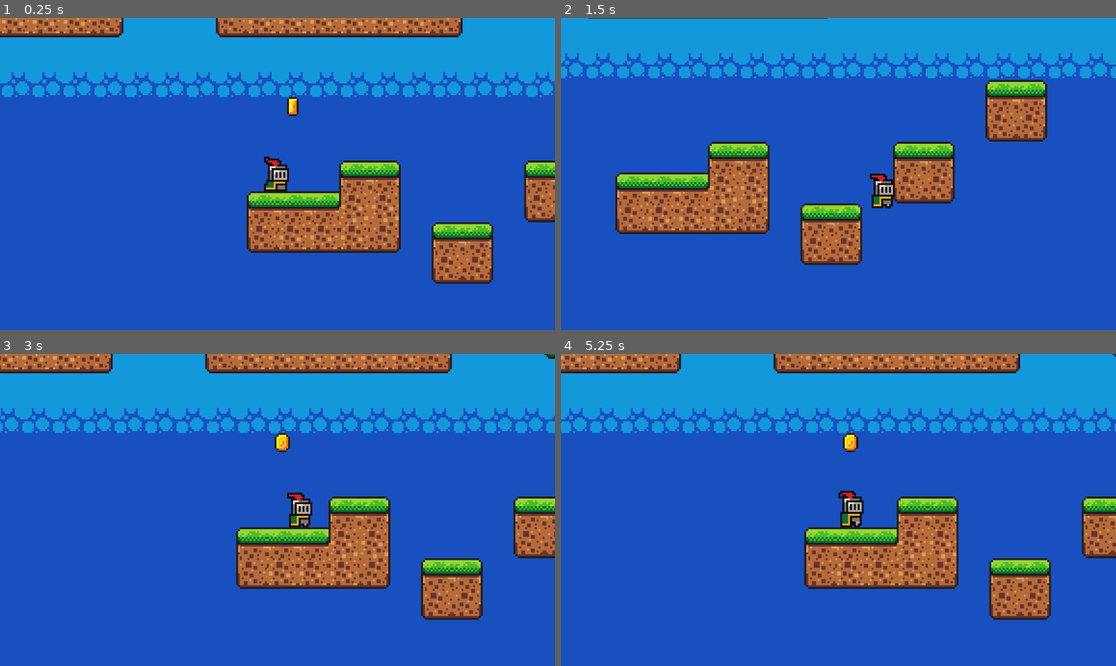
Above: before the commit, frames 1-4 (two rows, left to right).
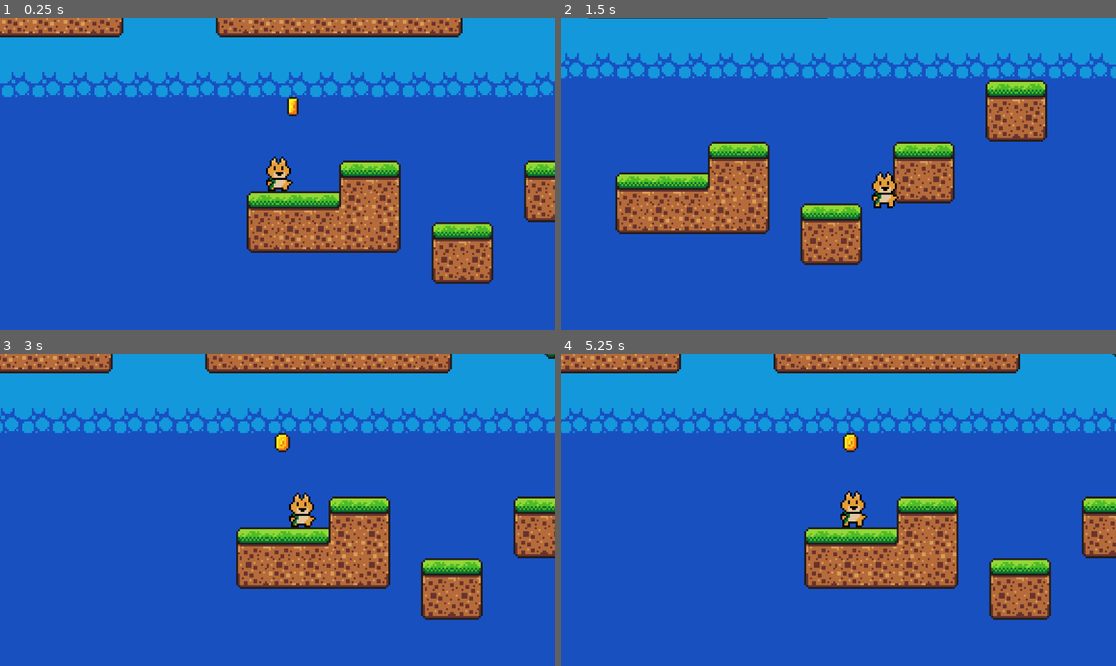
Above: after the commit, the same moments.

Repository: RafaeloxMC/shiba
Game: Godot game, scene res://scenes/game.tscn
The game is run twice, just before and just after one commit, with the same random seed, the same clock (stepped at 60 frames per second) and the same inputs.
Inputs:
- Up to frame 1 (0.25 s): no input
- Up to frame 2 (1.5 s): tap Enter (ui_accept) at 0.5, 0.77 s; hold Right (ui_right) from 0.53 s (still down)
- Up to frame 3 (3 s): tap Enter (ui_accept) at 1.52 s; release Right (ui_right) at 2.03 s; hold Left (ui_left) 2.03-2.78 s; hold Right (ui_right) from 2.78 s (still down)
- Up to frame 4 (5.25 s): tap Enter (ui_accept) at 3.02, 3.77, 4.52 s; release Right (ui_right) at 4.28 s; hold Left (ui_left) 4.28-5.03 s; hold Right (ui_right) from 5.03 s (still down)

The runs differ from the first frame. In frame 1, 0.4% of the frame differs, in the area x 47-53%, y 44-56%; in frame 2, 0.4%; in frame 3, 0.4%; in frame 4, 0.4%, in the area x 49-56%, y 43-56%.

Commit message:
Own Shiba sprites & animations

Diff:
--- a/scenes/player.tscn
+++ b/scenes/player.tscn
@@ -1,23 +1,139 @@
-[gd_scene load_steps=9 format=3 uid="uid://b50ps8r584f3y"]
+[gd_scene load_steps=38 format=3 uid="uid://b50ps8r584f3y"]
 
 [ext_resource type="Texture2D" uid="uid://cbuc4rw04hmp5" path="res://assets/sprites/shiba.png" id="1_3vyb7"]
 [ext_resource type="Script" uid="uid://ciqg0sbawfmmb" path="res://scripts/player.gd" id="1_g2els"]
 
 [sub_resource type="AtlasTexture" id="AtlasTexture_g2els"]
 atlas = ExtResource("1_3vyb7")
+region = Rect2(0, 224, 32, 32)
+
+[sub_resource type="AtlasTexture" id="AtlasTexture_fulsm"]
+atlas = ExtResource("1_3vyb7")
+region = Rect2(32, 224, 32, 32)
+
+[sub_resource type="AtlasTexture" id="AtlasTexture_4r5pv"]
+atlas = ExtResource("1_3vyb7")
+region = Rect2(64, 224, 32, 32)
+
+[sub_resource type="AtlasTexture" id="AtlasTexture_60mlk"]
+atlas = ExtResource("1_3vyb7")
+region = Rect2(96, 224, 32, 32)
+
+[sub_resource type="AtlasTexture" id="AtlasTexture_i4ail"]
+atlas = ExtResource("1_3vyb7")
+region = Rect2(128, 224, 32, 32)
+
+[sub_resource type="AtlasTexture" id="AtlasTexture_a38lo"]
+atlas = ExtResource("1_3vyb7")
+region = Rect2(160, 224, 32, 32)
+
+[sub_resource type="AtlasTexture" id="AtlasTexture_4ni07"]
+atlas = ExtResource("1_3vyb7")
+region = Rect2(192, 224, 32, 32)
+
+[sub_resource type="AtlasTexture" id="AtlasTexture_l71n6"]
+atlas = ExtResource("1_3vyb7")
+region = Rect2(224, 224, 32, 32)
+
+[sub_resource type="AtlasTexture" id="AtlasTexture_ke2ow"]
+atlas = ExtResource("1_3vyb7")
+region = Rect2(0, 192, 32, 32)
+
+[sub_resource type="AtlasTexture" id="AtlasTexture_ujl30"]
+atlas = ExtResource("1_3vyb7")
+region = Rect2(32, 192, 32, 32)
+
+[sub_resource type="AtlasTexture" id="AtlasTexture_31cv2"]
+atlas = ExtResource("1_3vyb7")
+region = Rect2(64, 192, 32, 32)
+
+[sub_resource type="AtlasTexture" id="AtlasTexture_pf23h"]
+atlas = ExtResource("1_3vyb7")
+region = Rect2(96, 192, 32, 32)
+
+[sub_resource type="AtlasTexture" id="AtlasTexture_dt7fs"]
+atlas = ExtResource("1_3vyb7")
+region = Rect2(128, 192, 32, 32)
+
+[sub_resource type="AtlasTexture" id="AtlasTexture_qhqgy"]
+atlas = ExtResource("1_3vyb7")
 region = Rect2(0, 0, 32, 32)
 
-[sub_resource type="AtlasTexture" id="AtlasTexture_qhqgy"]
+[sub_resource type="AtlasTexture" id="AtlasTexture_dqkch"]
 atlas = ExtResource("1_3vyb7")
 region = Rect2(32, 0, 32, 32)
 
-[sub_resource type="AtlasTexture" id="AtlasTexture_dqkch"]
+[sub_resource type="AtlasTexture" id="AtlasTexture_qlg0r"]
 atlas = ExtResource("1_3vyb7")
 region = Rect2(64, 0, 32, 32)
 
-[sub_resource type="AtlasTexture" id="AtlasTexture_qlg0r"]
+[sub_resource type="AtlasTexture" id="AtlasTexture_tuyoq"]
 atlas = ExtResource("1_3vyb7")
 region = Rect2(96, 0, 32, 32)
+
+[sub_resource type="AtlasTexture" id="AtlasTexture_fjrip"]
+atlas = ExtResource("1_3vyb7")
+region = Rect2(0, 0, 32, 32)
+
+[sub_resource type="AtlasTexture" id="AtlasTexture_smehm"]
+atlas = ExtResource("1_3vyb7")
+region = Rect2(32, 0, 32, 32)
+
+[sub_resource type="AtlasTexture" id="AtlasTexture_ur7pv"]
+atlas = ExtResource("1_3vyb7")
+region = Rect2(64, 0, 32, 32)
+
+[sub_resource type="AtlasTexture" id="AtlasTexture_y4r1p"]
+atlas = ExtResource("1_3vyb7")
+region = Rect2(96, 0, 32, 32)
+
+[sub_resource type="AtlasTexture" id="AtlasTexture_d2wvv"]
+atlas = ExtResource("1_3vyb7")
+region = Rect2(0, 0, 32, 32)
+
+[sub_resource type="AtlasTexture" id="AtlasTexture_3v2ag"]
+atlas = ExtResource("1_3vyb7")
+region = Rect2(32, 0, 32, 32)
+
+[sub_resource type="AtlasTexture" id="AtlasTexture_jej6c"]
+atlas = ExtResource("1_3vyb7")
+region = Rect2(64, 0, 32, 32)
+
+[sub_resource type="AtlasTexture" id="AtlasTexture_f1ej7"]
+atlas = ExtResource("1_3vyb7")
+region = Rect2(96, 0, 32, 32)
+
+[sub_resource type="AtlasTexture" id="AtlasTexture_oprun"]
+atlas = ExtResource("1_3vyb7")
+region = Rect2(128, 0, 32, 32)
+
+[sub_resource type="AtlasTexture" id="AtlasTexture_a8ls1"]
+atlas = ExtResource("1_3vyb7")
+region = Rect2(160, 0, 32, 32)
+
+[sub_resource type="AtlasTexture" id="AtlasTexture_qfm1y"]
+atlas = ExtResource("1_3vyb7")
+region = Rect2(192, 0, 32, 32)
+
+[sub_resource type="AtlasTexture" id="AtlasTexture_bj30b"]
+atlas = ExtResource("1_3vyb7")
+region = Rect2(224, 0, 32, 32)
+
+[sub_resource type="AtlasTexture" id="AtlasTexture_wqfne"]
+atlas = ExtResource("1_3vyb7")
+region = Rect2(0, 64, 32, 32)
+
+[sub_resource type="AtlasTexture" id="AtlasTexture_wnwbv"]
+atlas = ExtResource("1_3vyb7")
+region = Rect2(32, 64, 32, 32)
+
+[sub_resource type="AtlasTexture" id="AtlasTexture_gl8cc"]
+atlas = ExtResource("1_3vyb7")
+region = Rect2(64, 64, 32, 32)
+
+[sub_resource type="AtlasTexture" id="AtlasTexture_487ah"]
+atlas = ExtResource("1_3vyb7")
+region = Rect2(96, 64, 32, 32)
 
 [sub_resource type="SpriteFrames" id="SpriteFrames_tuyoq"]
 animations = [{
@@ -26,6 +142,52 @@
 "texture": SubResource("AtlasTexture_g2els")
 }, {
 "duration": 1.0,
+"texture": SubResource("AtlasTexture_fulsm")
+}, {
+"duration": 1.0,
+"texture": SubResource("AtlasTexture_4r5pv")
+}, {
+"duration": 1.0,
+"texture": SubResource("AtlasTexture_60mlk")
+}, {
+"duration": 1.0,
+"texture": SubResource("AtlasTexture_i4ail")
+}, {
+"duration": 1.0,
+"texture": SubResource("AtlasTexture_a38lo")
+}, {
+"duration": 1.0,
+"texture": SubResource("AtlasTexture_4ni07")
+}, {
+"duration": 1.0,
+"texture": SubResource("AtlasTexture_l71n6")
+}],
+"loop": false,
+"name": &"death",
+"speed": 10.0
+}, {
+"frames": [{
+"duration": 1.0,
+"texture": SubResource("AtlasTexture_ke2ow")
+}, {
+"duration": 1.0,
+"texture": SubResource("AtlasTexture_ujl30")
+}, {
+"duration": 1.0,
+"texture": SubResource("AtlasTexture_31cv2")
+}, {
+"duration": 1.0,
+"texture": SubResource("AtlasTexture_pf23h")
+}, {
+"duration": 1.0,
+"texture": SubResource("AtlasTexture_dt7fs")
+}],
+"loop": false,
+"name": &"hit",
+"speed": 10.0
+}, {
+"frames": [{
+"duration": 1.0,
 "texture": SubResource("AtlasTexture_qhqgy")
 }, {
 "duration": 1.0,
@@ -33,9 +195,65 @@
 }, {
 "duration": 1.0,
 "texture": SubResource("AtlasTexture_qlg0r")
+}, {
+"duration": 1.0,
+"texture": SubResource("AtlasTexture_tuyoq")
+}, {
+"duration": 1.0,
+"texture": SubResource("AtlasTexture_fjrip")
+}, {
+"duration": 1.0,
+"texture": SubResource("AtlasTexture_smehm")
+}, {
+"duration": 1.0,
+"texture": SubResource("AtlasTexture_ur7pv")
+}, {
+"duration": 1.0,
+"texture": SubResource("AtlasTexture_y4r1p")
+}, {
+"duration": 1.0,
+"texture": SubResource("AtlasTexture_d2wvv")
+}, {
+"duration": 1.0,
+"texture": SubResource("AtlasTexture_3v2ag")
+}, {
+"duration": 1.0,
+"texture": SubResource("AtlasTexture_jej6c")
+}, {
+"duration": 1.0,
+"texture": SubResource("AtlasTexture_f1ej7")
+}, {
+"duration": 1.0,
+"texture": SubResource("AtlasTexture_oprun")
+}, {
+"duration": 1.0,
+"texture": SubResource("AtlasTexture_a8ls1")
+}, {
+"duration": 1.0,
+"texture": SubResource("AtlasTexture_qfm1y")
+}, {
+"duration": 1.0,
+"texture": SubResource("AtlasTexture_bj30b")
 }],
 "loop": true,
 "name": &"idle",
+"speed": 10.0
+}, {
+"frames": [{
+"duration": 1.0,
+"texture": SubResource("AtlasTexture_wqfne")
+}, {
+"duration": 1.0,
+"texture": SubResource("AtlasTexture_wnwbv")
+}, {
+"duration": 1.0,
+"texture": SubResource("AtlasTexture_gl8cc")
+}, {
+"duration": 1.0,
+"texture": SubResource("AtlasTexture_487ah")
+}],
+"loop": true,
+"name": &"walk",
 "speed": 10.0
 }]
 
@@ -50,9 +268,9 @@
 [node name="AnimatedSprite2D" type="AnimatedSprite2D" parent="."]
 position = Vector2(0, -12)
 sprite_frames = SubResource("SpriteFrames_tuyoq")
-animation = &"idle"
+animation = &"walk"
 autoplay = "idle"
-frame_progress = 0.00198499
+frame_progress = 0.506326
 
 [node name="CollisionShape2D" type="CollisionShape2D" parent="."]
 z_index = 5
Binary file changed: assets/sprites/shiba.png
